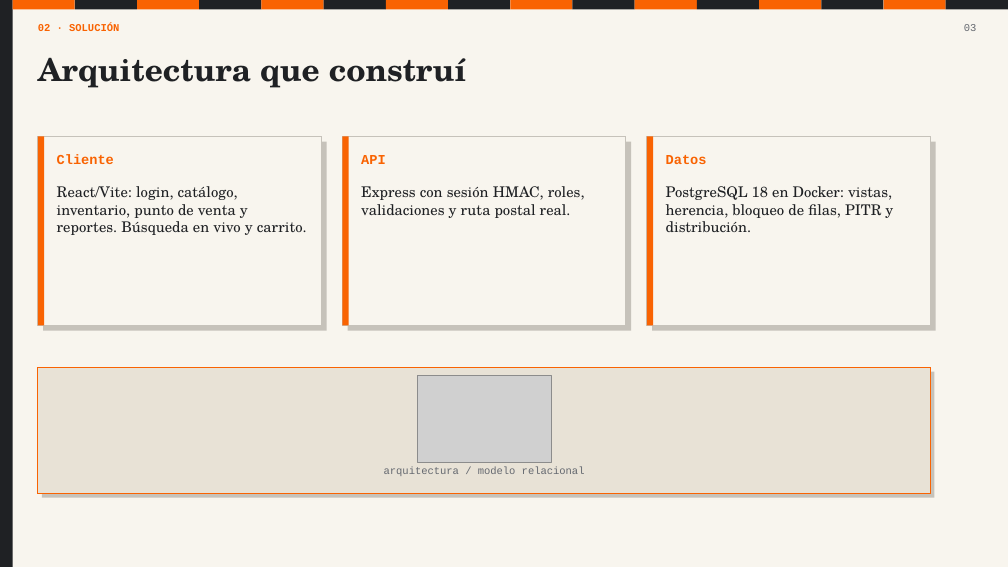
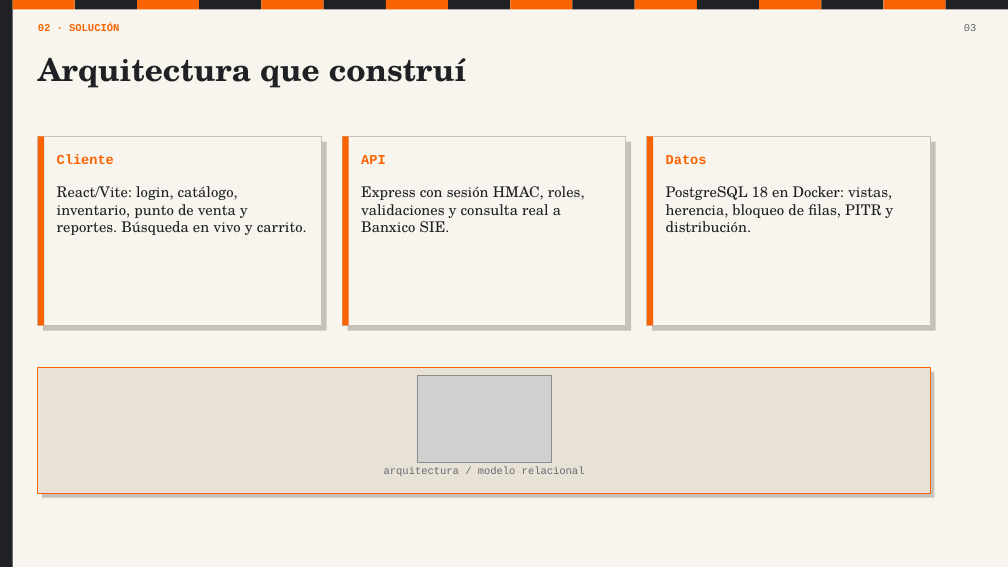
Before and after one commit to angelgael10/ferreteria-pos, a slide deck: slide 3 of docs/presentacion/Defensa_ferreteria_POS.pptx. Drawn at 1008x567 pixels with LibreOffice and Linux fonts; fonts in the diff are those of the drawing; grey boxes stand for pictures. Boxes give left, top, right and bottom in pixels: in the first picture for what was removed or moved away, otherwise in the second. Text is boxed around its words. In the diff, an @@ line names an element or a change of style, - is before the commit and + after.

Commit message:
feat: integrar API externa de Banxico

```diff
--- a/docs/presentacion/Defensa_ferreteria_POS.pptx
+++ b/docs/presentacion/Defensa_ferreteria_POS.pptx
@@ text at <box>361,186,585,232</box>: text changed @@
-Express con sesión HMAC, roles, validaciones y ruta postal real.
+Express con sesión HMAC, roles, validaciones y consulta real a Banxico SIE.
```
Also in this commit, not shown: 3 other slides changed, 35 other files.
